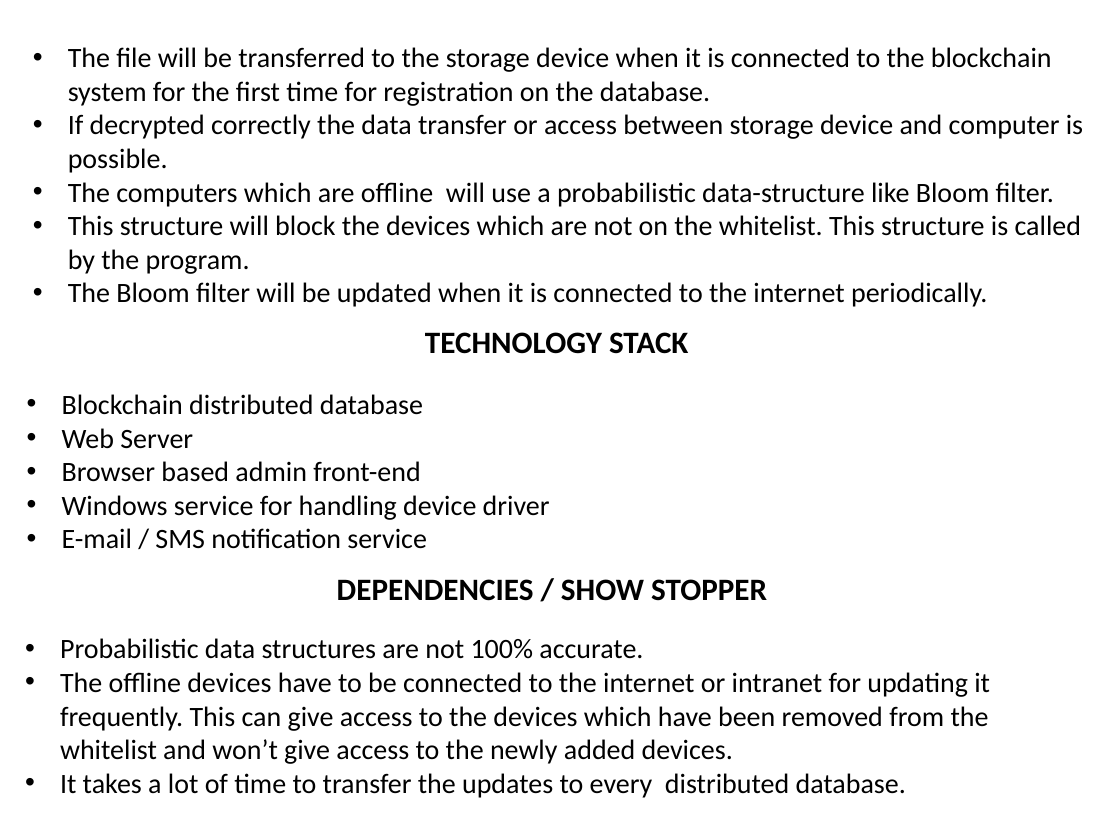
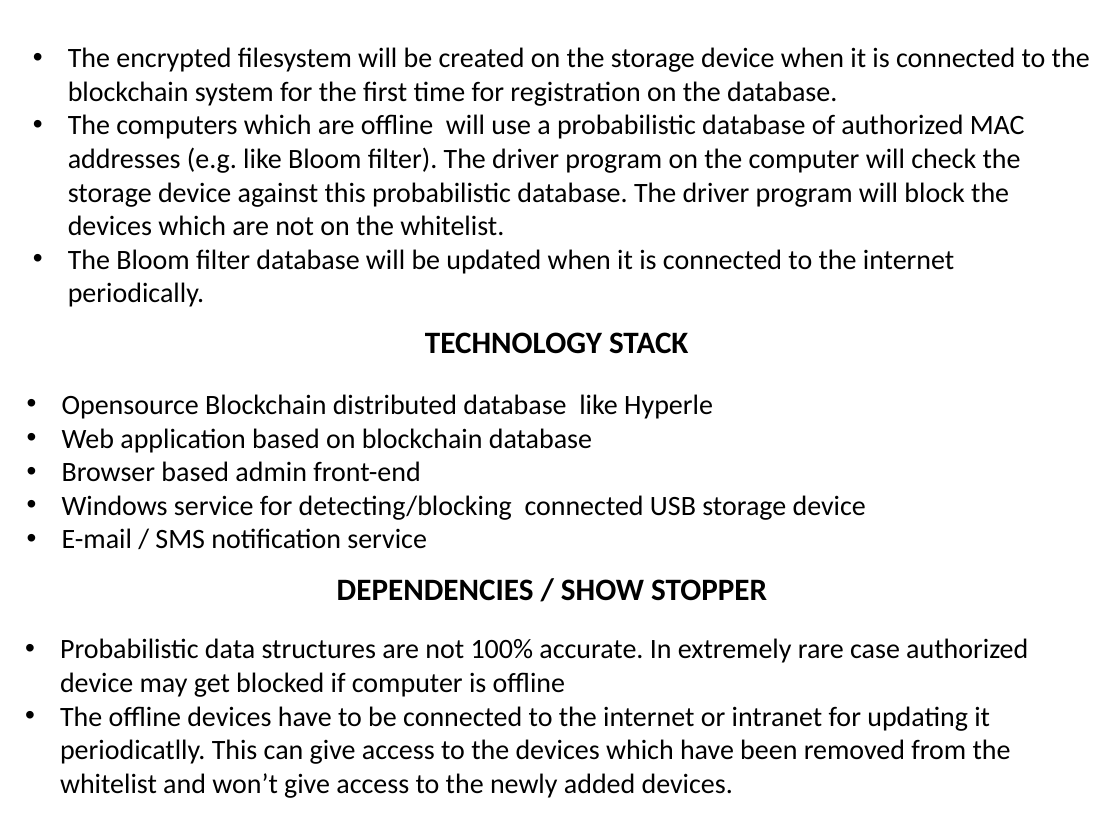
Before and after one commit to Dashree/sih2018, a slide deck: slide 2 of Gov_templates/USB_whitelist.pptx. Drawn at 1120x840 pixels with LibreOffice and Linux fonts; fonts in the diff are those of the drawing. Boxes give left, top, right and bottom in pixels: in the first picture for what was removed or moved away, otherwise in the second. Text is boxed around its words. In the diff, an @@ line names an element or a change of style, - is before the commit and + after.

```diff
--- a/Gov_templates/USB_whitelist.pptx
+++ b/Gov_templates/USB_whitelist.pptx
@@ text at (x1=68, y1=47, x2=1090, y2=307): text changed @@
-• The file will be transferred to the storage device when it is connected to the blockchain system for the first time for registration on the database.
-• If decrypted correctly the data transfer or access between storage device and computer is possible.
-• The computers which are offline will use a probabilistic data-structure like Bloom filter.
-• This structure will block the devices which are not on the whitelist. This structure is called by the program.
-• The Bloom filter will be updated when it is connected to the internet periodically.
+• The encrypted filesystem will be created on the storage device when it is connected to the blockchain system for the first time for registration on the database.
+• The computers which are offline will use a probabilistic database of authorized MAC addresses (e.g. like Bloom filter). The driver program on the computer will check the storage device against this probabilistic database. The driver program will block the devices which are not on the whitelist.
+• The Bloom filter database will be updated when it is connected to the internet periodically.
@@ text at (x1=62, y1=394, x2=713, y2=453): text changed @@
-• Blockchain distributed database
-• Web Server
+• Opensource Blockchain distributed database like Hyperle
+• Web application based on blockchain database
@@ text at (x1=62, y1=495, x2=866, y2=520): text changed @@
-• Windows service for handling device driver
+• Windows service for detecting/blocking connected USB storage device
@@ text at (x1=60, y1=638, x2=1028, y2=798): text changed @@
-• Probabilistic data structures are not 100% accurate.
-• The offline devices have to be connected to the internet or intranet for updating it frequently. This can give access to the devices which have been removed from the whitelist and won’t give access to the newly added devices.
-• It takes a lot of time to transfer the updates to every distributed database.
+• Probabilistic data structures are not 100% accurate. In extremely rare case authorized device may get blocked if computer is offline
+• The offline devices have to be connected to the internet or intranet for updating it periodicatlly. This can give access to the devices which have been removed from the whitelist and won’t give access to the newly added devices.
```
Also in this commit, not shown: 1 other slide changed.
